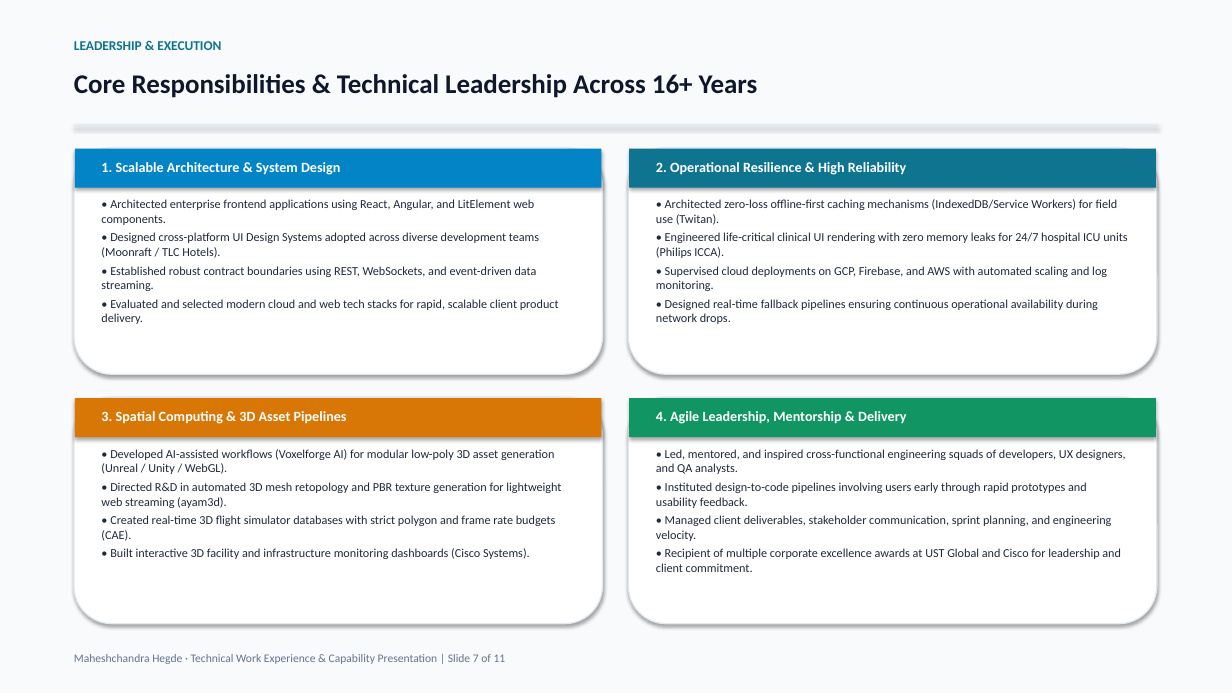
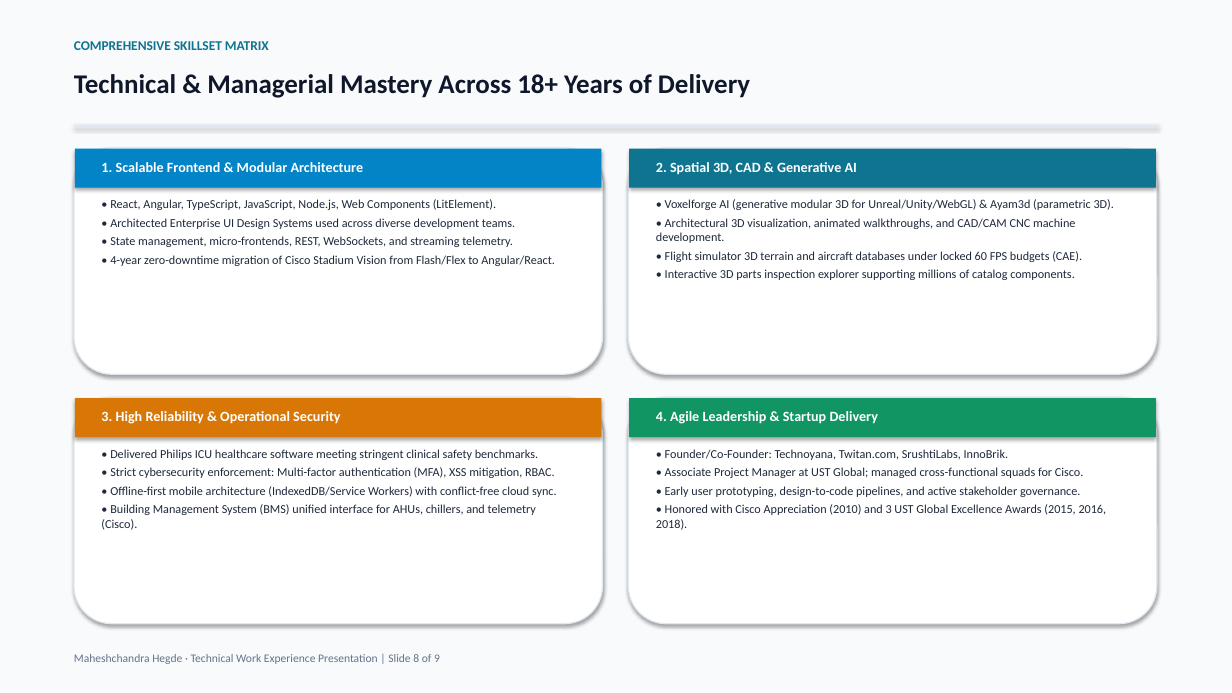
Before and after one commit to hegdemahesh/hegdemahesh.github.io, a slide deck: slide 8 of obayashi_it_presentation/Obayashi_Senior_Manager_IT_Presentation_Maheshchandra_Hegde.pptx (slide 7 before the commit). Drawn at 1232x693 pixels with LibreOffice and Linux fonts; fonts in the diff are those of the drawing. Boxes give left, top, right and bottom in pixels: in the first picture for what was removed or moved away, otherwise in the second. Text is boxed around its words. In the diff, an @@ line names an element or a change of style, - is before the commit and + after.

Commit message:
changes to PPT

```diff
--- a/obayashi_it_presentation/Obayashi_Senior_Manager_IT_Presentation_Maheshchandra_Hegde.pptx
+++ b/obayashi_it_presentation/Obayashi_Senior_Manager_IT_Presentation_Maheshchandra_Hegde.pptx
@@ text at [74,41,269,50]: text changed @@
-LEADERSHIP & EXECUTION
+COMPREHENSIVE SKILLSET MATRIX
@@ text at [74,74,750,98]: text changed @@
-Core Responsibilities & Technical Leadership Across 16+ Years
+Technical & Managerial Mastery Across 18+ Years of Delivery
@@ text at [101,162,364,172]: text changed @@
-1. Scalable Architecture & System Design
+1. Scalable Frontend & Modular Architecture
@@ text at [656,162,857,175]: text changed @@
-2. Operational Resilience & High Reliability
+2. Spatial 3D, CAD & Generative AI
@@ text at [110,199,555,266]: text changed @@
-• Architected enterprise frontend applications using React, Angular, and LitElement web components.
-• Designed cross-platform UI Design Systems adopted across diverse development teams (Moonraft / TLC Hotels).
-• Established robust contract boundaries using REST, WebSockets, and event-driven data streaming.
-• Evaluated and selected modern cloud and web tech stacks for rapid, scalable client product delivery.
+• React, Angular, TypeScript, JavaScript, Node.js, Web Components (LitElement).
+• Architected Enterprise UI Design Systems used across diverse development teams.
+• State management, micro-frontends, REST, WebSockets, and streaming telemetry.
+• 4-year zero-downtime migration of Cisco Stadium Vision from Flash/Flex to Angular/React.
@@ text at [656,199,1114,280]: text changed @@
-• Architected zero-loss offline-first caching mechanisms (IndexedDB/Service Workers) for field use (Twitan).
-• Engineered life-critical clinical UI rendering with zero memory leaks for 24/7 hospital ICU units (Philips ICCA).
-• Supervised cloud deployments on GCP, Firebase, and AWS with automated scaling and log monitoring.
-• Designed real-time fallback pipelines ensuring continuous operational availability during network drops.
+• Voxelforge AI (generative modular 3D for Unreal/Unity/WebGL) & Ayam3d (parametric 3D).
+• Architectural 3D visualization, animated walkthroughs, and CAD/CAM CNC machine development.
+• Flight simulator 3D terrain and aircraft databases under locked 60 FPS budgets (CAE).
+• Interactive 3D parts inspection explorer supporting millions of catalog components.
@@ text at [101,411,340,424]: text changed @@
-3. Spatial Computing & 3D Asset Pipelines
+3. High Reliability & Operational Security
@@ text at [656,411,878,424]: text changed @@
-4. Agile Leadership, Mentorship & Delivery
+4. Agile Leadership & Startup Delivery
@@ text at [101,449,557,530]: text changed @@
-• Developed AI-assisted workflows (Voxelforge AI) for modular low-poly 3D asset generation (Unreal / Unity / WebGL).
-• Directed R&D in automated 3D mesh retopology and PBR texture generation for lightweight web streaming (ayam3d).
-• Created real-time 3D flight simulator databases with strict polygon and frame rate budgets (CAE).
-• Built interactive 3D facility and infrastructure monitoring dashboards (Cisco Systems).
+• Delivered Philips ICU healthcare software meeting stringent clinical safety benchmarks.
+• Strict cybersecurity enforcement: Multi-factor authentication (MFA), XSS mitigation, RBAC.
+• Offline-first mobile architecture (IndexedDB/Service Workers) with conflict-free cloud sync.
+• Building Management System (BMS) unified interface for AHUs, chillers, and telemetry (Cisco).
@@ text at [656,449,1107,530]: text changed @@
-• Led, mentored, and inspired cross-functional engineering squads of developers, UX designers, and QA analysts.
-• Instituted design-to-code pipelines involving users early through rapid prototypes and usability feedback.
-• Managed client deliverables, stakeholder communication, sprint planning, and engineering velocity.
-• Recipient of multiple corporate excellence awards at UST Global and Cisco for leadership and client commitment.
+• Founder/Co-Founder: Technoyana, Twitan.com, SrushtiLabs, InnoBrik.
+• Associate Project Manager at UST Global; managed cross-functional squads for Cisco.
+• Early user prototyping, design-to-code pipelines, and active stakeholder governance.
+• Honored with Cisco Appreciation (2010) and 3 UST Global Excellence Awards (2015, 2016, 2018).
@@ text at [74,654,440,664]: text changed @@
-Maheshchandra Hegde · Technical Work Experience & Capability Presentation | Slide 7 of 11
+Maheshchandra Hegde · Technical Work Experience Presentation | Slide 8 of 9
```
Also in this commit, not shown: 8 slides added, 10 slides removed, 9 other files.
